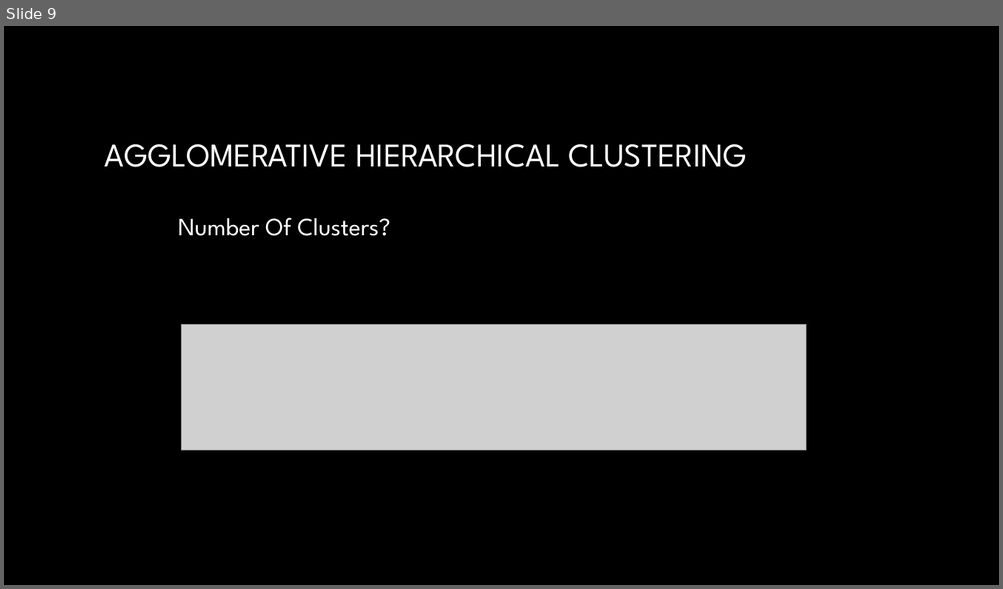
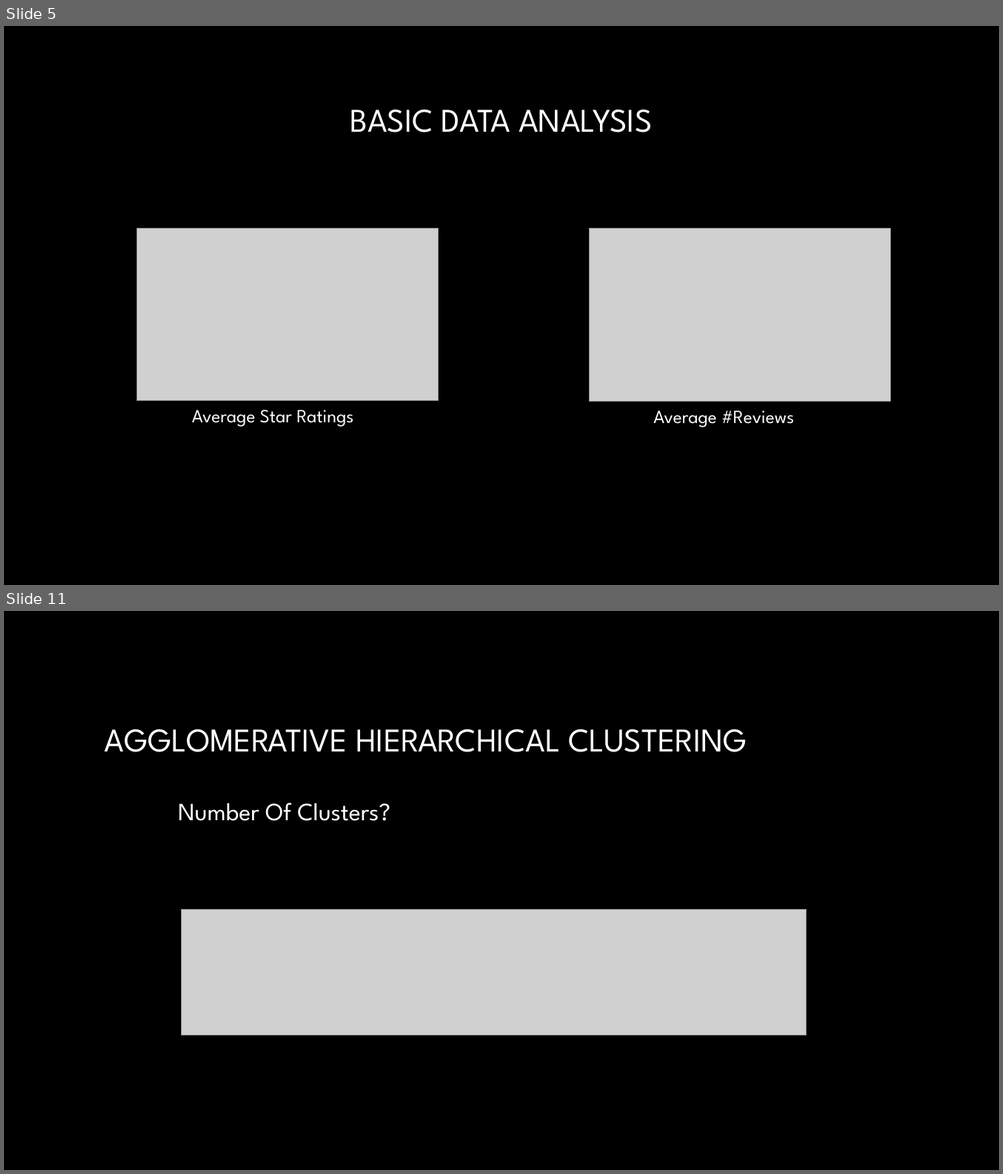
Before and after one commit to AbhayKasturia/YelpRecommendationSystem, a slide deck: Final_Presentation/draft_presentation.pptx. Shown one above the other, each under a label of ours: slide 9 before the commit, slides 5 and 11 after it; the slides between them are not shown. The pictures are 1003x589 and 1003x1174 pixels, drawn with LibreOffice and Linux fonts; fonts in the diff are those of the drawing; grey boxes stand for pictures; background and template pictures are left out. Boxes give left, top, right and bottom in pixels: in the first picture for what was removed or moved away, otherwise in the second. Text is boxed around its words. In the diff, an @@ line names an element or a change of style, - is before the commit and + after.

```diff
--- a/Final_Presentation/draft_presentation.pptx
+++ b/Final_Presentation/draft_presentation.pptx
@@ slide 5 added at <box>4,26,999,585</box>, background picture (left out) @@
@@ title added at <box>350,110,652,133</box>, 32 pt, text gradient #FFFFFF to #A6A6A6 @@
+BASIC DATA ANALYSIS
@@ picture added at <box>136,229,438,400</box> @@
@@ picture added at <box>589,229,891,402</box> @@
@@ text added at <box>192,410,353,427</box>, 18 pt, text #FFFFFF @@
+Average Star Ratings
@@ text added at <box>653,411,794,428</box>, 18 pt, text #FFFFFF @@
+Average #Reviews
@@ what was slide 9 is now slide 11 @@
```
Also in this commit, not shown: 7 slides changed, 7 other slides added, 5 slides removed.
